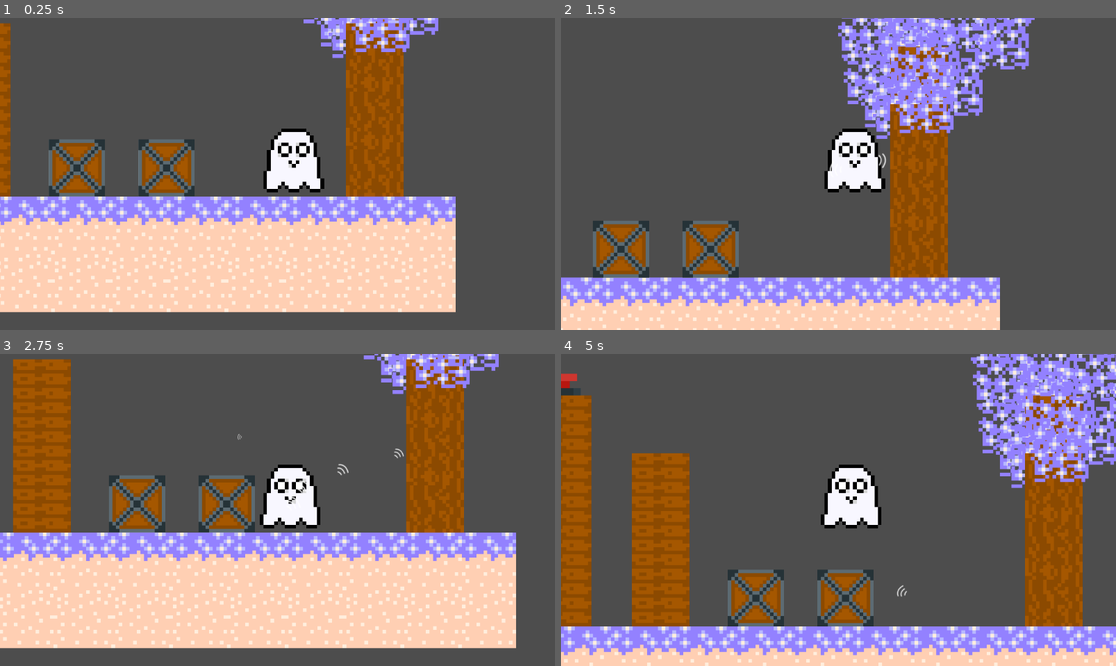
Above: before the commit, frames 1-4 (two rows, left to right).
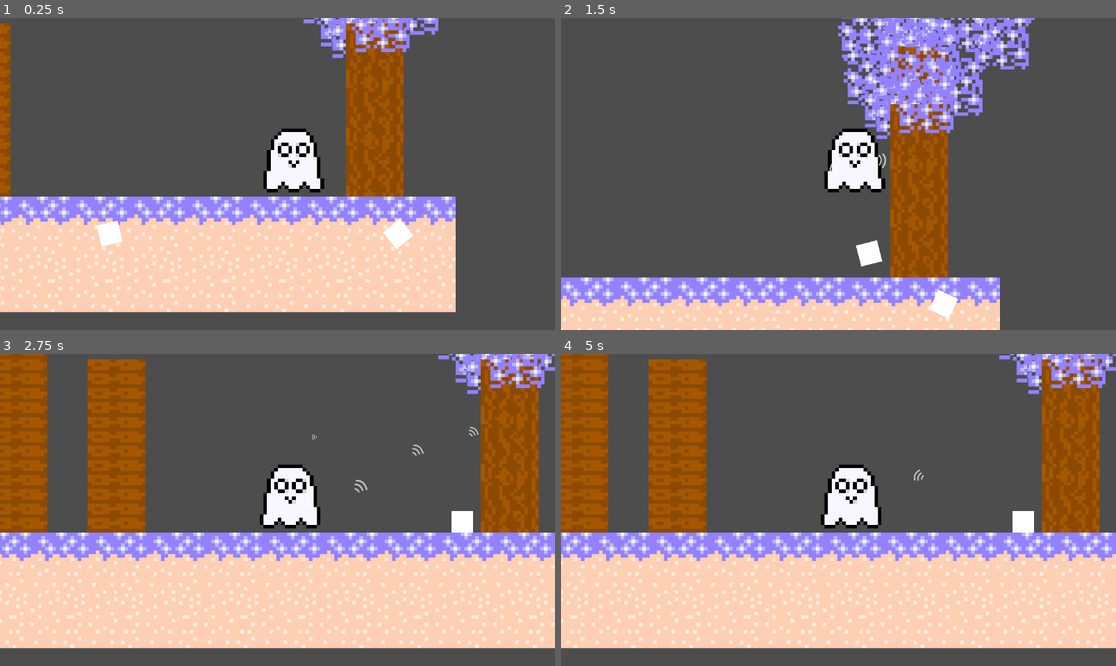
Above: after the commit, the same moments.

Repository: IonelPopJara/Game
Game: Godot game, scene res://Scenes/Level1.tscn
The game is run twice, just before and just after one commit, with the same random seed, the same clock (stepped at 60 frames per second) and the same inputs.
Inputs (mouse positions are in pixels of both pictures, inside the frame that each line leads up to):
- Up to frame 1 (0.25 s): no input
- Up to frame 2 (1.5 s): move the mouse to (960, 158) at 0.52 s; press the mouse at (960, 158) at 0.53 s; hold D (move_right) from 0.53 s (still down); tap Space (jump) at 0.77 s; move the mouse to (727, 189) at 1.27 s; release the mouse at (727, 189) at 1.28 s; click (727, 189) at 1.35 s
- Up to frame 3 (2.75 s): tap Space (jump) at 1.52 s; move the mouse to (333, 441) at 2.02 s; release D (move_right) at 2.03 s; press the mouse at (333, 441) at 2.03 s; hold A (move_left) from 2.03 s (still down)
- Up to frame 4 (5 s): move the mouse to (810, 572) at 2.77 s; release A (move_left) at 2.78 s; release the mouse at (810, 572) at 2.78 s; hold D (move_right) 2.78-4.28 s; click (810, 572) at 2.85 s; tap Space (jump) at 3.02, 3.77, 4.52 s; move the mouse to (1005, 556) at 3.52 s; press the mouse at (1005, 556) at 3.53 s; move the mouse to (672, 463) at 4.27 s; release the mouse at (672, 463) at 4.28 s; hold A (move_left) from 4.28 s (still down); click (672, 463) at 4.35 s

The runs differ from the first frame. In frame 1, 4.0% of the frame differs, in the area x 8-75%, y 38-75%; in frame 2, 4.1%; in frame 3, 37%; in frame 4, 62%, in the area x 0-100%, y 0-100%.

Commit message:
Tweak character controller

Diff:
--- a/Scenes/movable_block.tscn
+++ b/Scenes/movable_block.tscn
@@ -1,25 +1,17 @@
-[gd_scene load_steps=5 format=3 uid="uid://dkaua2vestj0o"]
+[gd_scene load_steps=4 format=3 uid="uid://dkaua2vestj0o"]
 
+[ext_resource type="Texture2D" uid="uid://5wei6tqnb8ok" path="res://Sprites/square.png" id="1_j1v81"]
 [ext_resource type="Script" path="res://Scenes/movable_block.gd" id="1_o4mst"]
-[ext_resource type="Texture2D" uid="uid://xex8qp4dqqbn" path="res://Sprites/palette.png" id="2_5frms"]
-
-[sub_resource type="AtlasTexture" id="AtlasTexture_0tnxc"]
-atlas = ExtResource("2_5frms")
-region = Rect2(360, 0, 160, 160)
 
 [sub_resource type="RectangleShape2D" id="RectangleShape2D_27jrk"]
-size = Vector2(51.8333, 52.4167)
 
 [node name="Movable Block" type="RigidBody2D"]
-position = Vector2(159, 162)
 script = ExtResource("1_o4mst")
 
 [node name="Sprite2D" type="Sprite2D" parent="."]
-position = Vector2(-162, -161)
-scale = Vector2(0.975, 0.9875)
-texture = SubResource("AtlasTexture_0tnxc")
+scale = Vector2(3, 3)
+texture = ExtResource("1_j1v81")
 
 [node name="CollisionShape2D" type="CollisionShape2D" parent="."]
-position = Vector2(-161.75, -160.625)
 scale = Vector2(3, 3)
 shape = SubResource("RectangleShape2D_27jrk")
Not shown: 1 places in Scenes/Level1.tscn that only renumber resources
